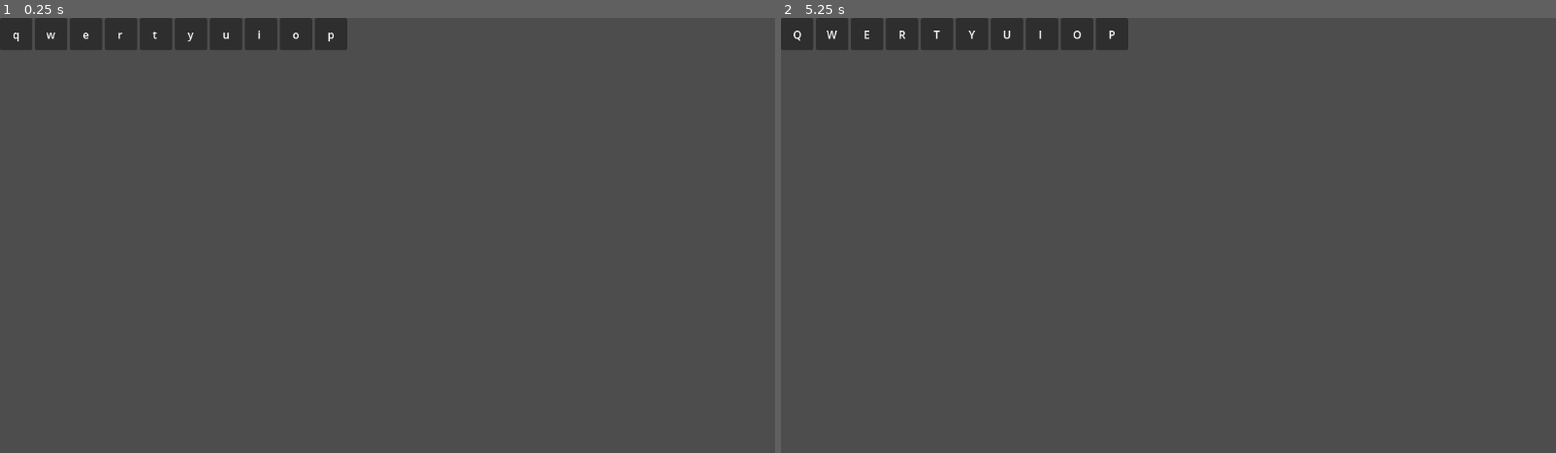
Above: before the commit, frames 1-2 (left to right).
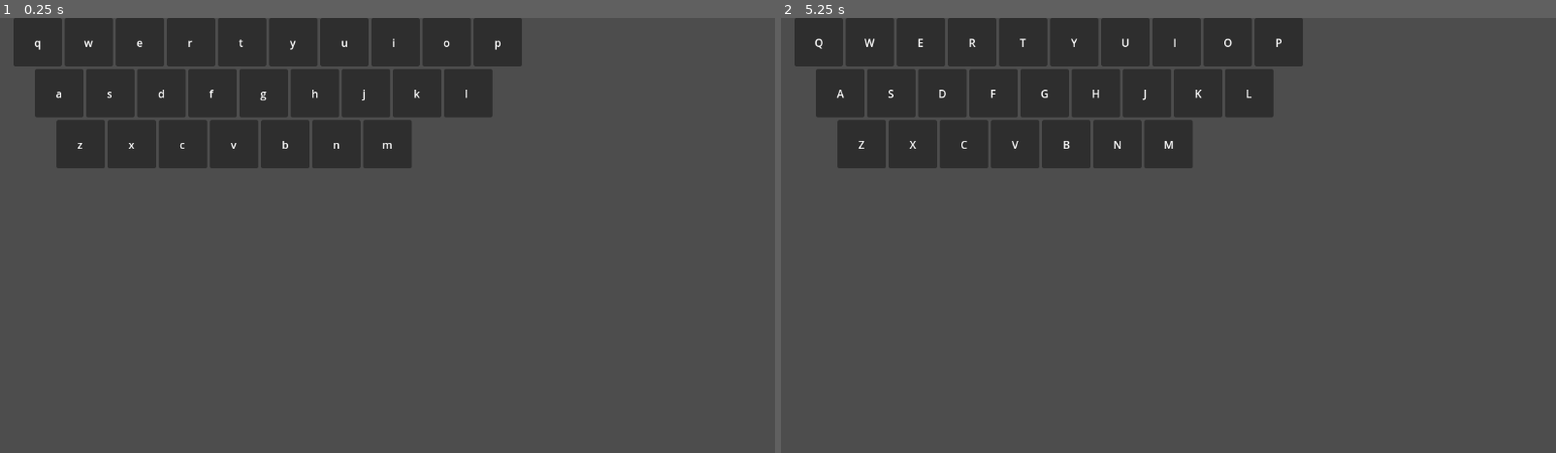
Above: after the commit, the same moments.

Repository: kieranknowles1/nixcfg
Game: Godot game, scene res://main.tscn
The game is run twice, just before and just after one commit, with the same random seed, the same clock (stepped at 60 frames per second) and the same inputs.
Inputs:
- Up to frame 1 (0.25 s): no input
- Up to frame 2 (5.25 s): tap Enter at 0.5, 2, 3.5 s; hold Shift 0.53-1.28 s; tap Space at 1.25, 2.75, 4.25 s; tap Alt at 1.35 s; hold Ctrl 2.03-2.78 s; tap Shift at 2.85 s; hold Alt 3.53-4.28 s; tap Ctrl at 4.35 s; hold Shift from 5.03 s (still down)

The runs differ from the first frame. In frame 1, 15% of the frame differs, in the area x 0-68%, y 0-35%; in frame 2, 15%.

Commit message:
add padding to keys

Diff:
--- a/main.tscn
+++ b/main.tscn
@@ -10,7 +10,7 @@
 grow_horizontal = 2
 grow_vertical = 2
 
-[node name="Keyboard" type="FlowContainer" parent="."]
+[node name="Keyboard" type="VBoxContainer" parent="."]
 layout_mode = 1
 anchors_preset = 15
 anchor_right = 1.0
--- a/prefabs/key.tscn
+++ b/prefabs/key.tscn
@@ -3,7 +3,7 @@
 [ext_resource type="Script" uid="uid://byngg175h4bmc" path="res://scripts/key.gd" id="1_prtrg"]
 
 [node name="Key" type="Panel"]
-custom_minimum_size = Vector2(48, 48)
+custom_minimum_size = Vector2(72, 72)
 script = ExtResource("1_prtrg")
 
 [node name="Label" type="Label" parent="."]
--- a/scripts/keyboard.gd
+++ b/scripts/keyboard.gd
@@ -1,17 +1,32 @@
 class_name Keyboard extends Node
-
-
 
 const KEY = preload("res://prefabs/key.tscn")
 
 # TODO: Rest of the keyboard
-const LAYOUT = "qwertyuiop"
+const LAYOUT = "qwertyuiop|asdfghjkl|zxcvbnm"
+const PAD_PER_ROW = 32
 
 var keys: Array[Key] = []
 
+func new_row(pad: int = 0):
+	var row = HBoxContainer.new()
+	if pad > 0:
+		var padding = Control.new()
+		padding.custom_minimum_size.x = pad
+		row.add_child(padding)
+
+	add_child(row)
+	return row
+
 func _ready():
+	var padding = 16
+	var row = new_row(padding)
+	for key in LAYOUT.split(""):
+		if key == '|':
+			padding += PAD_PER_ROW
+			row = new_row(padding)
+			continue
 
-	for key in LAYOUT.split(""):
 		var code = OS.find_keycode_from_string(key)
 		var instance: Key = KEY.instantiate()
 
@@ -19,7 +34,7 @@
 		instance.data.code = code
 		instance.data.lower = key
 		instance.data.upper = key.to_upper()
-		add_child(instance)
+		row.add_child(instance)
 
 		keys.append(instance)
 
